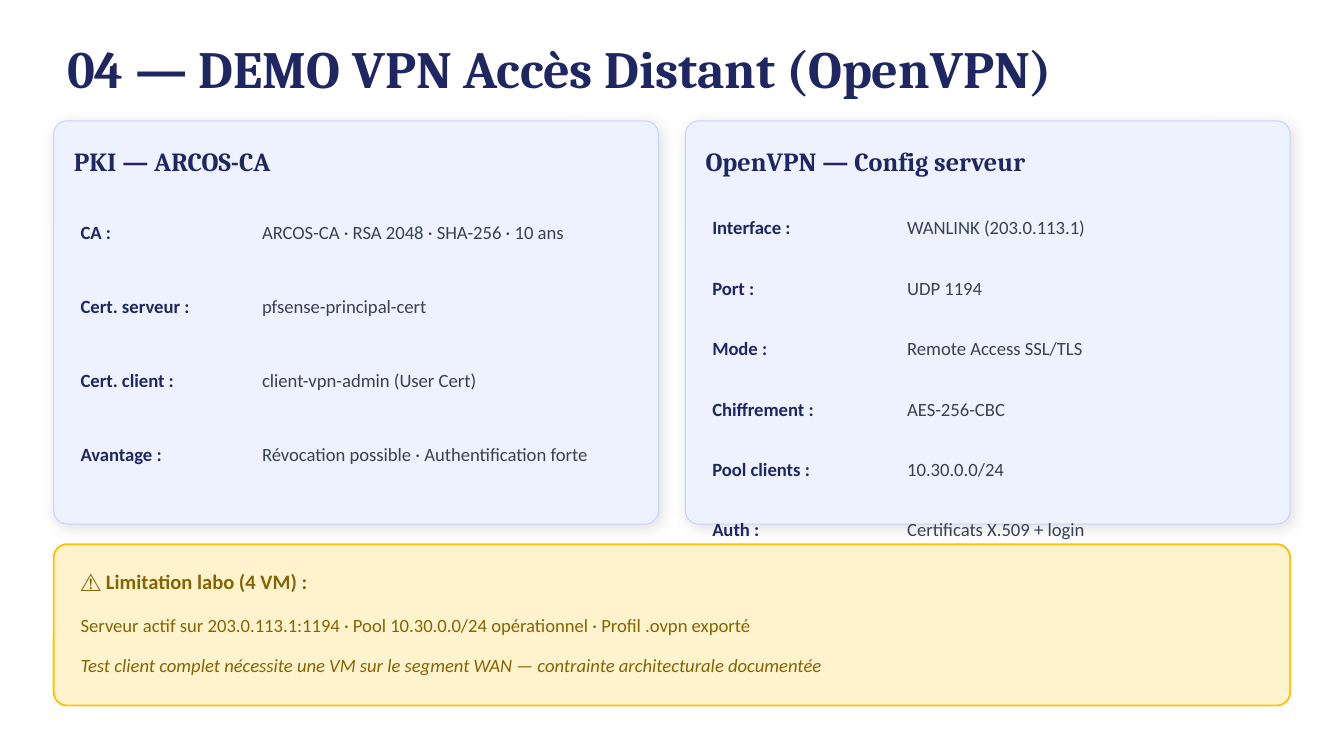
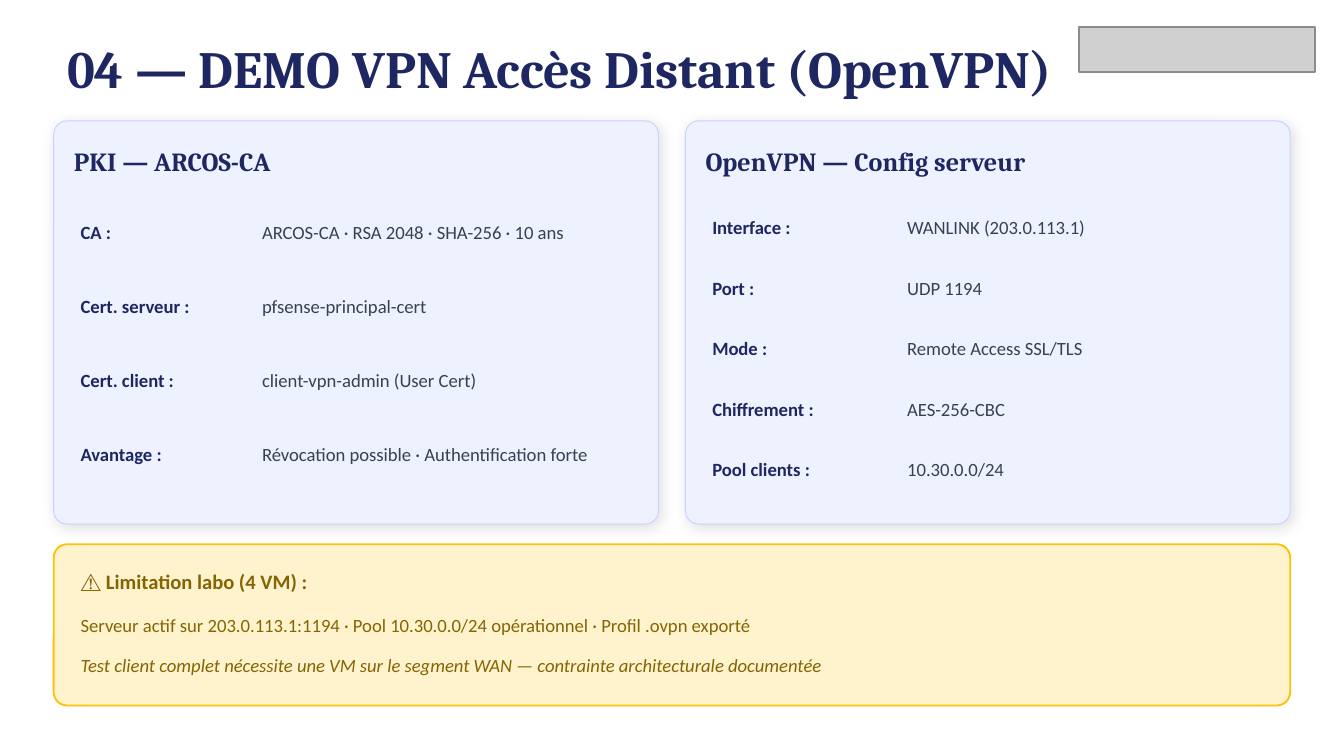
Before and after one commit to Adri1-rvt/ARCOS, a slide deck: slide 9 of ARCOS_Presentation.pptx. Drawn at 1344x756 pixels with LibreOffice and Linux fonts; fonts in the diff are those of the drawing; grey boxes stand for pictures. Boxes give left, top, right and bottom in pixels: in the first picture for what was removed or moved away, otherwise in the second. Text is boxed around its words. In the diff, an @@ line names an element or a change of style, - is before the commit and + after.

```diff
--- a/ARCOS_Presentation.pptx
+++ b/ARCOS_Presentation.pptx
@@ picture added at (x1=1079, y1=27, x2=1316, y2=73) @@
@@ text added at (x1=1176, y1=71, x2=1257, y2=79), 13 pt, text #FFFFFF, bold @@
+2 points
@@ text removed at (x1=712, y1=523, x2=750, y2=536) @@
-Auth :
@@ text removed at (x1=907, y1=523, x2=1085, y2=539) @@
-Certificats X.509 + login
```
Also in this commit, not shown: 13 other slides changed, 8 other files.
